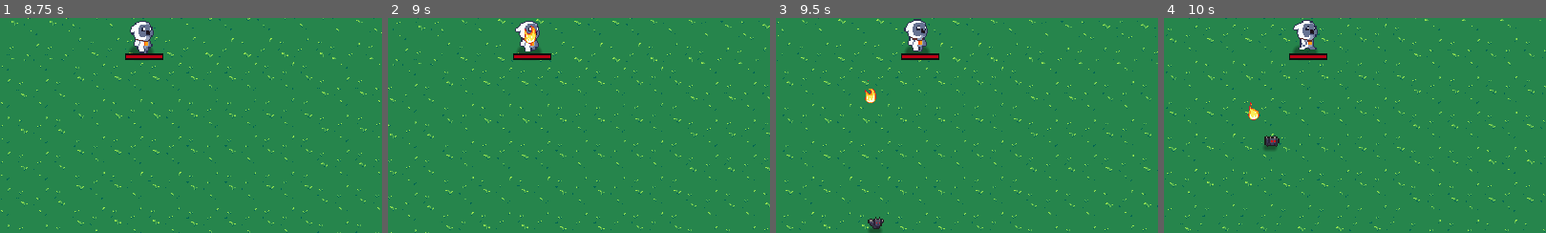
Above: before the commit, frames 1-4 (left to right).
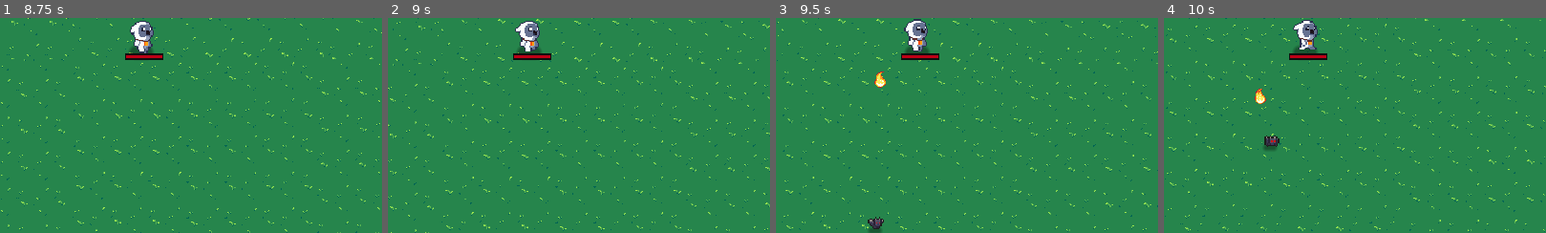
Above: after the commit, the same moments.

Repository: IgnacyZywalewski/VampireSurvivors
Game: Godot game, scene res://ui/menu.tscn
Two runs of this game, one before a commit and one after it. Both use one fixed random seed, a clock stepped at 60 frames per second and the inputs below. Sound files missing from this copy of the repository are replaced by a short silence.
Inputs (mouse positions are % of the whole screen's width and height, from its top left):
- Up to frame 1 (8.75 s): click "Start" at 0.5 s; click "Start" at 1.25 s; tap Enter at 2, 3.5, 5 s; move the mouse to (72, 45) at 2.02 s; hold D (right) 2.03-2.78 s; click (72, 45) at 2.1 s; tap Space at 2.75, 4.25, 5.75 s; move the mouse to (30, 55) at 2.77 s; hold S (down) 2.78-3.53 s; click (30, 55) at 2.85 s; move the mouse to (60, 28) at 3.52 s; hold D (right) 3.53-4.28 s; click (60, 28) at 3.6 s; move the mouse to (45, 70) at 4.27 s; hold W (up) 4.28-5.03 s; click (45, 70) at 4.35 s; move the mouse to (80, 65) at 5.02 s; hold A (left) 5.03-6.53 s; click (80, 65) at 5.1 s; move the mouse to (20, 35) at 5.77 s; click (20, 35) at 5.85 s; move the mouse to (55, 50) at 6.52 s; hold S (down) 6.53-7.28 s; click (55, 50) at 6.6 s; move the mouse to (35, 25) at 7.27 s; hold D (right) 7.28-8.03 s; click (35, 25) at 7.35 s; move the mouse to (72, 45) at 8.02 s; hold W (up) from 8.03 s (still down); click (72, 45) at 8.1 s
- Up to frame 2 (9 s): move the mouse to (30, 55) at 8.77 s; release W (up) at 8.78 s; hold D (right) from 8.78 s (still down); click (30, 55) at 8.85 s
- Up to frame 3 (9.5 s): keep holding D (right)
- Up to frame 4 (10 s): move the mouse to (60, 28) at 9.52 s; release D (right) at 9.53 s; hold S (down) from 9.53 s (still down); click (60, 28) at 9.6 s
The pictures show only the part of the screen within x 31-81%, y 47-97%; the shares and areas given below are measured in that part.

Frame 1 is identical in both runs. In frame 2, 0.2% of the frame differs, in the area x 35-39%, y 3-12%; in frame 3, 0.3%, in the area x 23-29%, y 24-40%; in frame 4, 0.3%.

Commit message:
Fixed passives position bug

Diff:
--- a/objects/experience_gem.gd
+++ b/objects/experience_gem.gd
@@ -21,11 +21,11 @@
 			experience = 1
 		1: #medium
 			sprite.texture = sprite_red
-			experience = 2
+			experience = 3
 			sprite.scale = Vector2(0.1, 0.1)
 		2: #hard
 			sprite.texture = sprite_gold
-			experience = 3
+			experience = 5
 			sprite.scale = Vector2(0.1, 0.1)
 
 func _physics_process(delta):
--- a/player/passives/regeneration.gd
+++ b/player/passives/regeneration.gd
@@ -11,8 +11,21 @@
 	animation.play("regeneration")
 	match level:
 		1:
-			regeneration_amount = 1
+			global_position = player.global_position
+			regeneration_amount = 0.1
 			cooldown_timer.wait_time = 1
+		2:
+			regeneration_amount = 0.2
+			cooldown_timer.wait_time = 0.9
+		3:
+			regeneration_amount = 0.3
+			cooldown_timer.wait_time = 0.8
+		4:
+			regeneration_amount = 0.4
+			cooldown_timer.wait_time = 0.7
+		5:
+			regeneration_amount = 0.5
+			cooldown_timer.wait_time = 0.6
 
 
 func _on_cooltime_timer_timeout():
--- a/player/passives/regeneration.tscn
+++ b/player/passives/regeneration.tscn
@@ -2,6 +2,21 @@
 
 [ext_resource type="Script" path="res://player/passives/regeneration.gd" id="1_evknl"]
 [ext_resource type="Texture2D" uid="uid://bwfvrtvm5tohs" path="res://assets/textures/passives/regeneration.png" id="1_jojjq"]
+
+[sub_resource type="Animation" id="Animation_thl7a"]
+length = 0.001
+tracks/0/type = "value"
+tracks/0/imported = false
+tracks/0/enabled = true
+tracks/0/path = NodePath("Sprite2D:frame")
+tracks/0/interp = 1
+tracks/0/loop_wrap = true
+tracks/0/keys = {
+"times": PackedFloat32Array(0),
+"transitions": PackedFloat32Array(1),
+"update": 1,
+"values": [0]
+}
 
 [sub_resource type="Animation" id="Animation_twq1p"]
 resource_name = "regeneration"
@@ -18,21 +33,6 @@
 "transitions": PackedFloat32Array(1, 1, 1, 1, 1, 1, 1, 1),
 "update": 1,
 "values": [0, 1, 2, 3, 4, 5, 6, 7]
-}
-
-[sub_resource type="Animation" id="Animation_thl7a"]
-length = 0.001
-tracks/0/type = "value"
-tracks/0/imported = false
-tracks/0/enabled = true
-tracks/0/path = NodePath("Sprite2D:frame")
-tracks/0/interp = 1
-tracks/0/loop_wrap = true
-tracks/0/keys = {
-"times": PackedFloat32Array(0),
-"transitions": PackedFloat32Array(1),
-"update": 1,
-"values": [0]
 }
 
 [sub_resource type="AnimationLibrary" id="AnimationLibrary_ubhsi"]
--- a/player/passives/shield.gd
+++ b/player/passives/shield.gd
@@ -1,12 +1,22 @@
 extends Node2D
 
 var level = 1
-var shield_amount = 1
+var shield_amount = 0
 
 @onready var animation = $AnimationPlayer
+@onready var player = get_tree().get_first_node_in_group("player")
 
 func _ready():
 	animation.play("shield")
 	match level:
 		1:
+			global_position = player.global_position
 			shield_amount = 1
+		2:
+			shield_amount = 1.5
+		3:
+			shield_amount = 2
+		4:
+			shield_amount = 2.5
+		5:
+			shield_amount = 3
--- a/player/player.gd
+++ b/player/player.gd
@@ -1,6 +1,7 @@
 extends CharacterBody2D
 
-@export var movement_speed = 80.0
+var movement_speed = 80.0
+@export var basic_movement_speed = 80
 @export var health = 100
 @export var max_health = 100
 var dead = false
@@ -83,8 +84,6 @@
 #Upgrades
 var collected_upgrades = []
 var upgrade_options_available = []
-var speed = 0
-var spell_cooldown = 0
 var additional_attacks = 0
 
 func _ready():
@@ -99,25 +98,25 @@
 	if shooting_star_level > 0 and shooting_star_timer.is_stopped():
 		shooting_star_timer.start()
 
-	if black_hole_level > 0 and black_hole_attack == null:
-		black_hole_attack = black_hole.instantiate()
+	if black_hole_level > 0:
+		if black_hole_attack == null:
+			black_hole_attack = black_hole.instantiate()
 		black_hole_attack.level = black_hole_level
-		black_hole_attack.position = position
 		add_child(black_hole_attack)
 
 	if lightning_bolt_level > 0 and lightning_bolt_timer.is_stopped():
 		lightning_bolt_timer.start()
 
-	if shield_level > 0 and shield_passive == null:
-		shield_passive = shield.instantiate()
+	if shield_level > 0:
+		if shield_passive == null:
+			shield_passive = shield.instantiate()
 		shield_passive.level = shield_level
-		shield_passive.position = position
 		add_child(shield_passive)
 
-	if regeneration_level > 0 and regeneration_passive == null:
-		regeneration_passive = regeneration.instantiate()
+	if regeneration_level > 0:
+		if regeneration_passive == null:
+			regeneration_passive = regeneration.instantiate()
 		regeneration_passive.level = regeneration_level
-		regeneration_passive.position = position
 		add_child(regeneration_passive)
 
 func _physics_process(_delta):
@@ -381,16 +380,19 @@
 			shooting_star_level = 1
 		"shooting_star_2":
 			shooting_star_level = 2
+			shooting_star_baseammo += 1
 		"shooting_star_3":
 			shooting_star_level = 3
+			shooting_star_baseammo += 1
 		"shooting_star_4":
 			shooting_star_level = 4
+			shooting_star_baseammo += 1
 		"shooting_star_5":
 			shooting_star_level = 5
+			shooting_star_baseammo += 1
 
 		"lightning_bolt_1":
 			lightning_bolt_level = 1
-			lightning_bolt_baseammo += 1
 		"lightning_bolt_2":
 			lightning_bolt_level = 2
 			lightning_bolt_baseammo += 1
@@ -398,31 +400,41 @@
 			lightning_bolt_level = 3
 		"lightning_bolt_4":
 			lightning_bolt_level = 4
-			lightning_bolt_baseammo += 2
+			lightning_bolt_baseammo += 1
 		"lightning_bolt_5":
 			lightning_bolt_level = 5
-			lightning_bolt_baseammo += 3
+			lightning_bolt_baseammo += 1
 
 		"shield_1":
 			shield_level = 1
-			shield_amount += 1
-		"shield_2","shield_3","shield_4","shield_5":
-			shield_amount += 1
+		"shield_2":
+			shield_level = 2
+		"shield_3":
+			shield_level = 3
+		"shield_4":
+			shield_level = 4
+		"shield_5":
+			shield_level = 5
 
 		"regeneration_1":
 			regeneration_level = 1
-			regeneration_amount = 0.1
-		"regeneration_2", "regeneration_3", "regeneration_4", "regeneration_5":
-			regeneration_amount += 0.1
+		"regeneration_2":
+			regeneration_level = 2
+		"regeneration_3":
+			regeneration_level = 3
+		"regeneration_4":
+			regeneration_level = 4
+		"regeneration_5":
+			regeneration_level = 5
 
 		"wings_1","wings_2","wings_3","wings_4","wings_5":
-			movement_speed += 0.1 * movement_speed
-
-		"ring1","ring2":
+			movement_speed += 0.1 * basic_movement_speed
+
+		"ring_1","ring_2":
 			additional_attacks += 1
 
 		"food":
-			health += 20
+			health += 10
 			health = clamp(health, 0, max_health)
 
 	attack()
--- a/player/player.tscn
+++ b/player/player.tscn
@@ -305,7 +305,7 @@
 
 [node name="FireballAttackTimer" type="Timer" parent="Attack/FireballTimer"]
 unique_name_in_owner = true
-wait_time = 0.075
+wait_time = 0.2
 
 [node name="ShootingStarTimer" type="Timer" parent="Attack"]
 unique_name_in_owner = true
--- a/player/weapons/black_hole.gd
+++ b/player/weapons/black_hole.gd
@@ -17,6 +17,7 @@
 	animation.play("black_hole")
 	match level:
 		1:
+			global_position = player.global_position
 			damage = 2
 			cooldown_timer = 1
 			sprite.scale = Vector2(2,2)
--- a/player/weapons/black_hole.tscn
+++ b/player/weapons/black_hole.tscn
@@ -45,7 +45,7 @@
 radius = 17.0
 
 [node name="BlackHole" type="Area2D" groups=["attack"]]
-z_index = -1
+z_index = -2
 collision_layer = 4
 collision_mask = 0
 script = ExtResource("1_8k70i")
